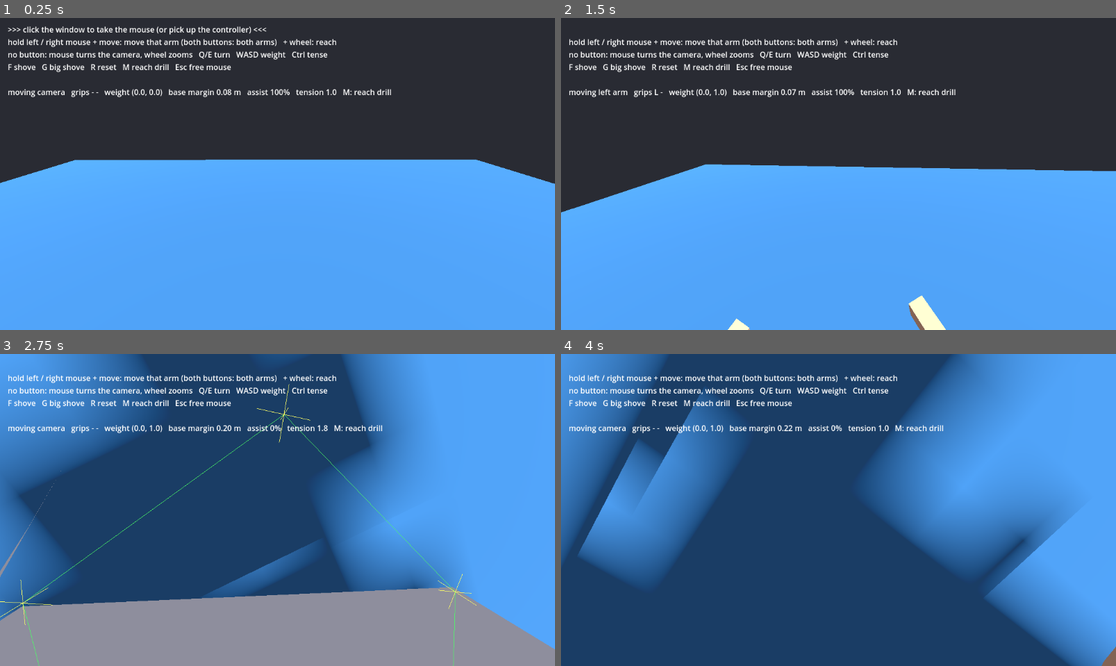
Above: before the commit, frames 1-4 (two rows, left to right).
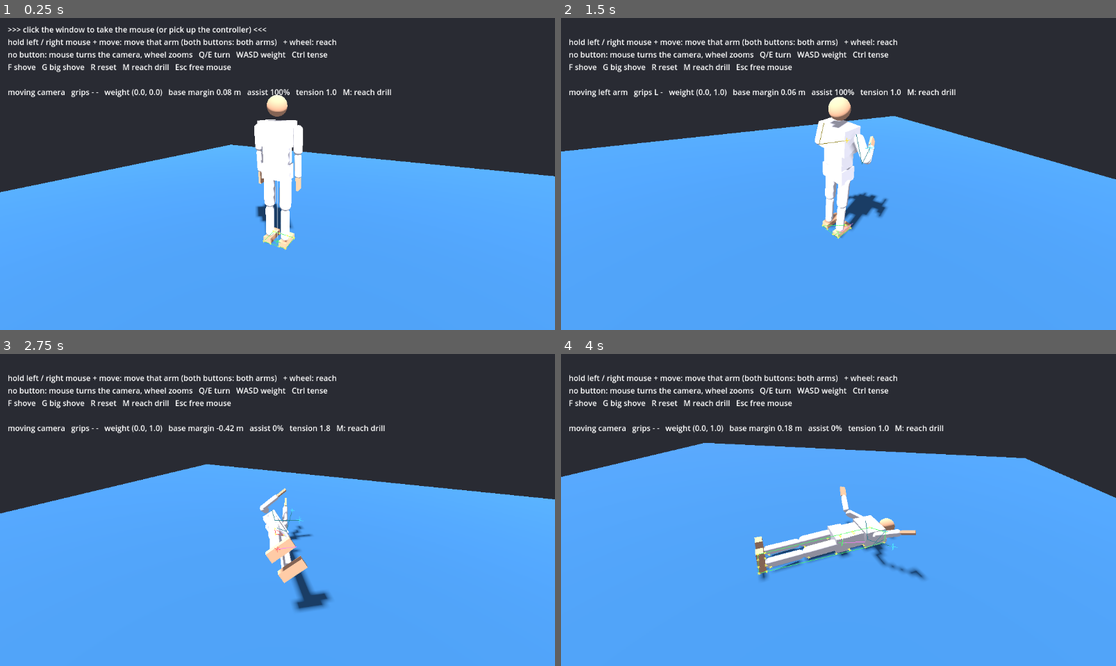
Above: after the commit, the same moments.

Repository: daxtinenichols/grapple
Game: Godot game, scene res://scenes/main.tscn
The game is run twice, just before and just after one commit, with the same random seed, the same clock (stepped at 60 frames per second) and the same inputs.
Inputs (mouse positions are in pixels of both pictures, inside the frame that each line leads up to):
- Up to frame 1 (0.25 s): no input
- Up to frame 2 (1.5 s): tap Enter at 0.5 s; move the mouse to (960, 158) at 0.52 s; hold D (move_right) 0.53-1.28 s; hold Ctrl (tense) 0.53-1.28 s; tap F (shove) at 0.6 s; click (960, 158) at 0.67 s; move the mouse to (810, 174) at 1.27 s; hold W (move_forward) from 1.28 s (still down); tap Ctrl (tense) at 1.35 s; click (810, 174) at 1.42 s
- Up to frame 3 (2.75 s): keep holding W (move_forward); tap F (shove) at 1.55 s; move the mouse to (288, 503) at 2.02 s; hold Ctrl (tense) from 2.03 s (still down); tap G (big_shove) at 2.1 s; click (288, 503) at 2.17 s
- Up to frame 4 (4 s): keep holding W (move_forward); move the mouse to (832, 516) at 2.77 s; release Ctrl (tense) at 2.78 s; tap Shift (focus_hips) at 2.85 s; click (832, 516) at 2.92 s; tap F (shove) at 3.05 s; move the mouse to (877, 513) at 3.52 s; hold Space (focus_legs) from 3.53 s (still down); click (877, 513) at 3.67 s; tap Ctrl (tense) at 3.8 s

The runs differ from the first frame. In frame 1, 5.1% of the frame differs, in the area x 0-100%, y 24-75%; in frame 2, 13%; in frame 3, 90%; in frame 4, 91%, in the area x 0-100%, y 0-100%.

Commit message:
Hips and legs hold where you leave them; RB+LB moves hips and both legs; third person default
Body mode moves weight, lean and turn at a steady speed and they persist across
modes; stick clicks recentre. Each leg keeps the pose it was pushed or clamped
into until its stick is clicked. Holding both bumpers puts hips on the left stick
and both legs on the right. The camera starts in a closer third person.

Co-Authored-By: Claude Opus 5.5 <noreply@anthropic.com>
Claude-Session: https://claude.ai/code/session_01Jy71byyDzGvVZNbEXwnjqB

Diff:
--- a/scripts/camera_rig.gd
+++ b/scripts/camera_rig.gd
@@ -1,7 +1,7 @@
 class_name CameraRig
 extends Camera3D
 
-## Fighter camera. First person: sits just in front of the head, looking where
+## Fighter camera (third person by default). First person: sits just in front of the head, looking where
 ## the chest faces and a little down so you see your hands; smoothed so the
 ## ragdoll's wobble doesn't shake it. Third person: eases along behind the
 ## fighter, turning with them; yaw_offset swings it around (D-pad, mouse with
@@ -9,7 +9,7 @@
 
 @export var target: Fighter
 @export var sensitivity := 0.005
-@export var distance := 3.2
+@export var distance := 2.4
 @export var min_distance := 1.4
 @export var max_distance := 7.0
 @export var min_pitch := -0.2
@@ -24,14 +24,14 @@
 ## How fast (1/s) the camera swings round when the fighter turns. Slow, so body
 ## wobble doesn't shake it.
 @export var turn_rate := 1.5
-@export var first_person := true
+@export var first_person := false
 ## First person: how far down (radians) the view tips from where the chest faces.
 @export var fp_look_down := 0.35
 ## First person: how fast (1/s) the view follows the head.
 @export var fp_follow_rate := 10.0
 
 var yaw := 0.0
-var pitch := 0.12
+var pitch := 0.3
 var _focus := Vector3(0, 0.9, 0)
 var _snap := true
 
--- a/scripts/fighter.gd
+++ b/scripts/fighter.gd
@@ -94,6 +94,9 @@
 var arm_ik: Array[Dictionary] = [{}, {}]
 var _last_torso := Vector2.ZERO
 var _last_legs := [Vector2.ZERO, false, false]
+## Pose each leg holds when nothing is moving it: [thigh, shin, foot] joint targets.
+var _leg_hold: Array = [[Quaternion.IDENTITY, Quaternion.IDENTITY, Quaternion.IDENTITY],
+	[Quaternion.IDENTITY, Quaternion.IDENTITY, Quaternion.IDENTITY]]
 var _ik_chest := Quaternion.IDENTITY
 var _ik_chest_fresh := true
 
@@ -334,8 +337,19 @@
 		# Forward lean is negative flex for the spine (positive tips it back).
 		set_target("abdomen", Vector3(-torso.y * lean_deg, -torso.x * turn_deg, 0))
 		set_target("chest", Vector3(-torso.y * lean_deg * 0.7, -torso.x * turn_deg, 0))
+	# A leg being pushed keeps its hold pose updated to wherever it is, so when
+	# the push stops (or the controller switches mode) the leg stays there.
+	var moved := false
+	for i in 2:
+		if intent.leg_stand[i]:
+			_leg_hold[i] = [Quaternion.IDENTITY, Quaternion.IDENTITY, Quaternion.IDENTITY]
+			moved = true
+		elif intent.foot_effort[i].length_squared() > 0.0001 or (_last_legs[1 + i] and not intent.leg_clamp[i]):
+			# Pushed, or a clamp just let go: hold it where it is now.
+			_leg_hold[i] = _current_leg_pose(i)
+			moved = true
 	var legs := [intent.weight_shift.limit_length(1.0), intent.leg_clamp[0], intent.leg_clamp[1]]
-	if legs != _last_legs:
+	if legs != _last_legs or moved:
 		_last_legs = legs
 		_set_leg_targets(legs[0], [legs[1], legs[2]])
 	# The arm IK hangs off a smoothed copy of the chest. Using the live chest made
@@ -359,17 +373,38 @@
 		_leg_muscle(i)
 
 
-## Weight shift leans both legs so the hips move over the feet in that
-## direction (feet stay flat), and a clamp bends that knee hard.
+## The leg's joint rotations now, minus the weight-shift lean _set_leg_targets adds.
+func _current_leg_pose(i: int) -> Array:
+	var prefix := "l_" if i == 0 else "r_"
+	var lean := _shift_lean(_last_legs[0])
+	return [lean.inverse() * joint_rotation(_joint_by_name[prefix + "thigh"]),
+		joint_rotation(_joint_by_name[prefix + "shin"]),
+		joint_rotation(_joint_by_name[prefix + "foot"]) * lean]
+
+
+func _shift_lean(shift: Vector2) -> Quaternion:
+	var a := Vector3(shift.y * weight_shift_deg, 0, -shift.x * weight_shift_deg) * (PI / 180.0)
+	return Quaternion.from_euler(Vector3(-a.x, 0, a.z))
+
+
+## Each leg holds the pose it was left in (_leg_hold; standing straight to
+## start). Weight shift leans both legs on top of that so the hips move over
+## the feet (feet stay flat), and a clamp bends that knee hard.
 func _set_leg_targets(shift: Vector2, clamp: Array) -> void:
 	# Hips go +x (right) / forward when the legs' bottoms swing the other way.
-	var a := Vector3(shift.y * weight_shift_deg, 0, -shift.x * weight_shift_deg)
+	var lean := _shift_lean(shift)
 	for i in 2:
 		var prefix := "l_" if i == 0 else "r_"
-		var knee := -clamp_knee_deg if clamp[i] else 0.0
-		set_target(prefix + "thigh", Vector3(-a.x, 0, a.z) + Vector3(-knee * 0.5, 0, 0))
-		set_target(prefix + "shin", Vector3(knee, 0, 0))
-		set_target(prefix + "foot", Vector3(a.x, 0, -a.z) + Vector3(-knee * 0.5, 0, 0))
+		var hold: Array = _leg_hold[i]
+		if clamp[i]:
+			var knee := deg_to_rad(clamp_knee_deg)
+			set_target_quat(prefix + "thigh", lean * Quaternion(Vector3.RIGHT, knee * 0.5))
+			set_target_quat(prefix + "shin", Quaternion(Vector3.RIGHT, -knee))
+			set_target_quat(prefix + "foot", Quaternion(Vector3.RIGHT, knee * 0.5) * lean.inverse())
+		else:
+			set_target_quat(prefix + "thigh", lean * hold[0])
+			set_target_quat(prefix + "shin", hold[1])
+			set_target_quat(prefix + "foot", hold[2] * lean.inverse())
 
 
 ## The muscle push: a force on the hand toward intent.hand_effort, with the
--- a/scripts/fighter_intent.gd
+++ b/scripts/fighter_intent.gd
@@ -43,6 +43,9 @@
 var leg_tone: Array[float] = [1.0, 1.0]
 ## Clamp: bend that knee hard (hooks, closed guard, squeeze).
 var leg_clamp: Array[bool] = [false, false]
+## Put that leg back to standing straight (it otherwise holds the pose it was
+## last pushed into). Hold it true for one tick.
+var leg_stand: Array[bool] = [false, false]
 
 ## Reserved for ground mode (milestone 5). Not read yet.
 var hip_target := Vector3.ZERO
@@ -64,6 +67,7 @@
 	foot_effort = [Vector3.ZERO, Vector3.ZERO]
 	leg_tone = [1.0, 1.0]
 	leg_clamp = [false, false]
+	leg_stand = [false, false]
 	tension = 0.0
 	hip_active = false
 	foot_active = [false, false]
--- a/scripts/main.gd
+++ b/scripts/main.gd
@@ -120,7 +120,7 @@
 		var it := fighter.intent
 		var captured := Input.mouse_mode == Input.MOUSE_MODE_CAPTURED
 		var arms := player.controlled()
-		var help := "controller: sticks move the hands (sideways, push / pull)   hold RB: body (weight, lean, turn)   hold LB: legs   LT/RT grip   A tense\nD-pad camera   Start first / third person   Back reset" if pad_mode else \
+		var help := "controller: sticks move the hands (sideways, push / pull)   hold RB: body (weight, lean, turn)   hold LB: legs   both: hips + both legs   click a stick: reset it   LT/RT grip   A tense\nD-pad camera   Start first / third person   Back reset" if pad_mode else \
 			"%s\nhold left / right mouse + move: move that arm (both buttons: both arms)   + wheel: reach\nno button: mouse turns the camera, wheel zooms   Q/E turn   WASD weight   Ctrl tense" % [
 			"" if captured else ">>> click the window to take the mouse (or pick up the controller) <<<"]
 		hud.text = "%s\nF shove   G big shove   R reset   M reach drill   Esc free mouse\n\n%s   grips %s %s   weight (%.1f, %.1f)   base margin %.2f m   assist %.0f%%   tension %.1f   %s" % [
--- a/scripts/pad_input.gd
+++ b/scripts/pad_input.gd
@@ -5,14 +5,19 @@
 ## thumbs stay on the sticks; the bumpers (index fingers) pick what they move.
 ##   Sticks: move the left / right hand, sideways and push forward / pull back,
 ##     relative to your chest (hands sit at chest height; lean to go lower)
-##   Hold RB (body): left stick shifts weight over the feet, right stick leans
-##     (up / down) and turns (left / right) the torso
+##   Hold RB (body): left stick moves your weight over the feet, right stick
+##     leans (up / down) and turns (left / right) the torso. They stay where you
+##     leave them; click a stick to recentre.
 ##   Hold LB (legs): sticks move the left / right foot relative to your hips:
-##     up pushes it out, down pulls the heel in (a clamp), sideways is sideways
+##     up pushes it out, down pulls the heel in (a clamp), sideways is sideways.
+##     A leg stays where you leave it; click its stick to stand it back up.
+##   Hold RB + LB (body and legs): left stick moves your weight / hips as in
+##     body mode, right stick moves both legs together the way it moves one leg
+##     in legs mode (pull it down past clamp_at to clamp both knees).
 ##   LT / RT: close the left / right hand, in every mode    A (hold): tense
 ##   D-pad left / right: swing the camera round, up / down: zoom
 ##   Start: first person / third person    Back: reset
-## Arms hold where they are while a bumper is held.
+## Arms, hips and legs all hold where you left them when you switch mode.
 
 const DEADZONE := 0.18
 const JOY_BINDINGS := {"tense": JOY_BUTTON_A, "reset": JOY_BUTTON_BACK}
@@ -20,7 +25,7 @@
 const HAND_MIN := Vector3(-0.55, -0.6, -0.65)
 const HAND_MAX := Vector3(0.55, 0.35, -0.08)
 
-enum Mode { ARMS, BODY, LEGS }
+enum Mode { ARMS, BODY, LEGS, BOTH }
 
 @export var fighter: Fighter
 @export var camera: CameraRig
@@ -41,8 +46,14 @@
 ## Stick pulled down this far (0..1) in legs mode clamps that knee.
 @export var clamp_at := 0.6
 @export var camera_step := PI / 4.0
+## How fast (per second) a full stick moves weight, lean and turn in body mode.
+@export var body_speed := 1.2
 
 var mode := Mode.ARMS
+## Where the body mode left the hips and torso; they hold in every mode.
+var body_shift := Vector2.ZERO
+var body_lean := 0.0
+var body_turn := 0.0
 ## Per-hand target, offset from the chest in the chest frame.
 var hand_offset: Array[Vector3] = PlayerInput.GUARD.duplicate()
 var _fighter_seen: Fighter
@@ -85,9 +96,13 @@
 	if not is_instance_valid(fighter) or not fighter.parts.has("chest"):
 		return
 	var sticks: Array[Vector2] = [_stick(JOY_AXIS_LEFT_X, JOY_AXIS_LEFT_Y), _stick(JOY_AXIS_RIGHT_X, JOY_AXIS_RIGHT_Y)]
-	if Input.is_joy_button_pressed(device, JOY_BUTTON_RIGHT_SHOULDER):
+	var rb := Input.is_joy_button_pressed(device, JOY_BUTTON_RIGHT_SHOULDER)
+	var lb := Input.is_joy_button_pressed(device, JOY_BUTTON_LEFT_SHOULDER)
+	if rb and lb:
+		mode = Mode.BOTH
+	elif rb:
 		mode = Mode.BODY
-	elif Input.is_joy_button_pressed(device, JOY_BUTTON_LEFT_SHOULDER):
+	elif lb:
 		mode = Mode.LEGS
 	else:
 		mode = Mode.ARMS
@@ -95,32 +110,65 @@
 	it.tension = 1.0 if Input.is_action_pressed("tense") else 0.0
 	for i in 2:
 		it.grip[i] = Input.get_joy_axis(device, JOY_AXIS_TRIGGER_LEFT if i == 0 else JOY_AXIS_TRIGGER_RIGHT) > 0.5
-	drive(sticks, delta)
+	var clicks: Array[bool] = [_clicked(JOY_BUTTON_LEFT_STICK, 0), _clicked(JOY_BUTTON_RIGHT_STICK, 1)]
+	drive(sticks, delta, clicks)
+
+
+var _click_was: Array[bool] = [false, false]
+
+
+func _clicked(b: JoyButton, i: int) -> bool:
+	var down := Input.is_joy_button_pressed(device, b)
+	var hit := down and not _click_was[i]
+	_click_was[i] = down
+	return hit
 
 
 ## Turns the sticks into the intent for the current mode. Split out so tests
-## can drive it without a controller.
-func drive(sticks: Array[Vector2], delta: float) -> void:
+## can drive it without a controller. clicks = stick buttons (L3, R3) pressed
+## this tick.
+func drive(sticks: Array[Vector2], delta: float, clicks: Array[bool] = [false, false]) -> void:
 	var it := fighter.intent
 	var none: Array[Vector2] = [Vector2.ZERO, Vector2.ZERO]
-	var keys_turn := Input.get_axis("turn_left", "turn_right")
-	var keys_shift := Input.get_vector("move_left", "move_right", "move_back", "move_forward")
-	it.weight_shift = keys_shift
-	it.turn = keys_turn
-	it.torso_lean = 0.0
+	if _fighter_seen != fighter:
+		body_shift = Vector2.ZERO
+		body_lean = 0.0
+		body_turn = 0.0
 	match mode:
 		Mode.BODY:
 			it.focus = FighterIntent.Focus.HIPS
-			it.weight_shift = (sticks[0] + keys_shift).limit_length(1.0)
-			it.turn = clampf(sticks[1].x + keys_turn, -1.0, 1.0)
-			it.torso_lean = sticks[1].y
+			# The sticks move the hips and torso; they stay put when let go.
+			body_shift = (body_shift + sticks[0] * body_speed * delta).limit_length(1.0)
+			body_turn = clampf(body_turn + sticks[1].x * body_speed * delta, -1.0, 1.0)
+			body_lean = clampf(body_lean + sticks[1].y * body_speed * delta, -1.0, 1.0)
+			if clicks[0] or clicks[1]:
+				body_shift = Vector2.ZERO
+				body_lean = 0.0
+				body_turn = 0.0
 		Mode.LEGS:
 			it.focus = FighterIntent.Focus.LEGS
-			# Moving a leg leans you onto the other one, so the foot can come up.
-			it.weight_shift.x = clampf(it.weight_shift.x + (sticks[0].length() - sticks[1].length()) * stance_shift, -1.0, 1.0)
+		Mode.BOTH:
+			it.focus = FighterIntent.Focus.HIPS
+			body_shift = (body_shift + sticks[0] * body_speed * delta).limit_length(1.0)
+			if clicks[0]:
+				body_shift = Vector2.ZERO
 		Mode.ARMS:
 			it.focus = FighterIntent.Focus.HANDS
-	apply_leg_sticks(sticks if mode == Mode.LEGS else none)
+	var keys_shift := Input.get_vector("move_left", "move_right", "move_back", "move_forward")
+	it.weight_shift = (body_shift + keys_shift).limit_length(1.0)
+	it.turn = clampf(body_turn + Input.get_axis("turn_left", "turn_right"), -1.0, 1.0)
+	it.torso_lean = body_lean
+	if mode == Mode.LEGS:
+		# Moving a leg leans you onto the other one, so the foot can come up.
+		it.weight_shift.x = clampf(it.weight_shift.x + (sticks[0].length() - sticks[1].length()) * stance_shift, -1.0, 1.0)
+	var leg_sticks := none
+	if mode == Mode.LEGS:
+		leg_sticks = sticks
+	elif mode == Mode.BOTH:
+		leg_sticks = [sticks[1], sticks[1]]
+	for i in 2:
+		it.leg_stand[i] = (mode == Mode.LEGS and clicks[i]) or (mode == Mode.BOTH and clicks[1])
+	apply_leg_sticks(leg_sticks)
 	apply_sticks(sticks if mode == Mode.ARMS else none, delta)
 
 
--- a/tests/test_controls.gd
+++ b/tests/test_controls.gd
@@ -156,6 +156,18 @@
 		"head %.2f m ahead of the hips" % -head.z)
 	_axis(JOY_AXIS_RIGHT_Y, 0.0)
 	_button(JOY_BUTTON_RIGHT_SHOULDER, false)
+	await _wait(1.0)
+	var c2: Vector3 = f.heading_basis().inverse() * f.com
+	_check("weight and lean stay put after letting go of RB",
+		f.intent.weight_shift.x > 0.5 and f.intent.torso_lean > 0.5 and c2.x - c0.x > 0.02 and not f.has_fallen,
+		"shift %.2f, lean %.2f" % [f.intent.weight_shift.x, f.intent.torso_lean])
+	_button(JOY_BUTTON_RIGHT_SHOULDER, true)
+	_button(JOY_BUTTON_RIGHT_STICK, true)
+	await _wait(0.1)
+	_button(JOY_BUTTON_RIGHT_STICK, false)
+	_button(JOY_BUTTON_RIGHT_SHOULDER, false)
+	await _wait(0.1)
+	_check("RB + stick click recentres the body", f.intent.weight_shift == Vector2.ZERO and f.intent.torso_lean == 0.0, "")
 
 	# Legs on the ground: knock the fighter down, then work the legs. Let the
 	# fake joypad events land first: they switch the controller back on.
@@ -182,6 +194,22 @@
 		await physics_frame
 	var knee := rad_to_deg(f.joint_rotation(f._joint_by_name["r_shin"]).get_angle())
 	_check("pulling the stick back clamps the knee", f.intent.leg_clamp[1] and knee > 50.0, "knee bent %.0f deg" % knee)
+	for k in 120:
+		pad.drive(lying, dt)
+		await physics_frame
+	knee = rad_to_deg(f.joint_rotation(f._joint_by_name["r_shin"]).get_angle())
+	_check("the leg stays bent after letting go of the stick", knee > 50.0, "knee bent %.0f deg" % knee)
+	var stand: Array[bool] = [false, true]
+	pad.drive(lying, dt, stand)
+	await physics_frame
+	for k in 120:
+		pad.drive(lying, dt)
+		await physics_frame
+	knee = rad_to_deg(f.joint_rotation(f._joint_by_name["r_shin"]).get_angle())
+	_check("clicking the stick straightens the leg again", knee < 25.0, "knee bent %.0f deg" % knee)
+	for k in 90:
+		pad.drive(curl, dt)
+		await physics_frame
 	for rep in 3:
 		for side in [Vector2(1, 0), Vector2(-1, 0)]:
 			var wiggle: Array[Vector2] = [side, side]
@@ -191,6 +219,28 @@
 	var slid: float = (f.parts.pelvis.global_position - pel1).length()
 	_check("wiggling the legs on the ground doesn't slide the body far", slid < 0.25, "pelvis moved %.2f m" % slid)
 
+	# Both bumpers on the ground: left stick moves the hips, right stick pulled
+	# back clamps both legs (a closed guard squeeze).
+	pad.mode = PadInput.Mode.BOTH
+	var both: Array[Vector2] = [Vector2(1, 0), Vector2(0, -1)]
+	for k in 90:
+		pad.drive(both, dt)
+		await physics_frame
+	var kl := rad_to_deg(f.joint_rotation(f._joint_by_name["l_shin"]).get_angle())
+	var kr := rad_to_deg(f.joint_rotation(f._joint_by_name["r_shin"]).get_angle())
+	_check("RB + LB: left stick moves the hips, right stick clamps both legs",
+		f.intent.weight_shift.x > 0.5 and kl > 50.0 and kr > 50.0,
+		"shift %.2f, knees %.0f / %.0f deg" % [f.intent.weight_shift.x, kl, kr])
+	var clicks: Array[bool] = [true, true]
+	pad.drive(lying, dt, clicks)
+	await physics_frame
+	for k in 120:
+		pad.drive(lying, dt)
+		await physics_frame
+	kl = rad_to_deg(f.joint_rotation(f._joint_by_name["l_shin"]).get_angle())
+	_check("RB + LB + stick clicks recentre the hips and straighten the legs",
+		f.intent.weight_shift == Vector2.ZERO and kl < 25.0, "left knee %.0f deg" % kl)
+
 	print("FAILURES: ", failures)
 	quit(failures)
 
